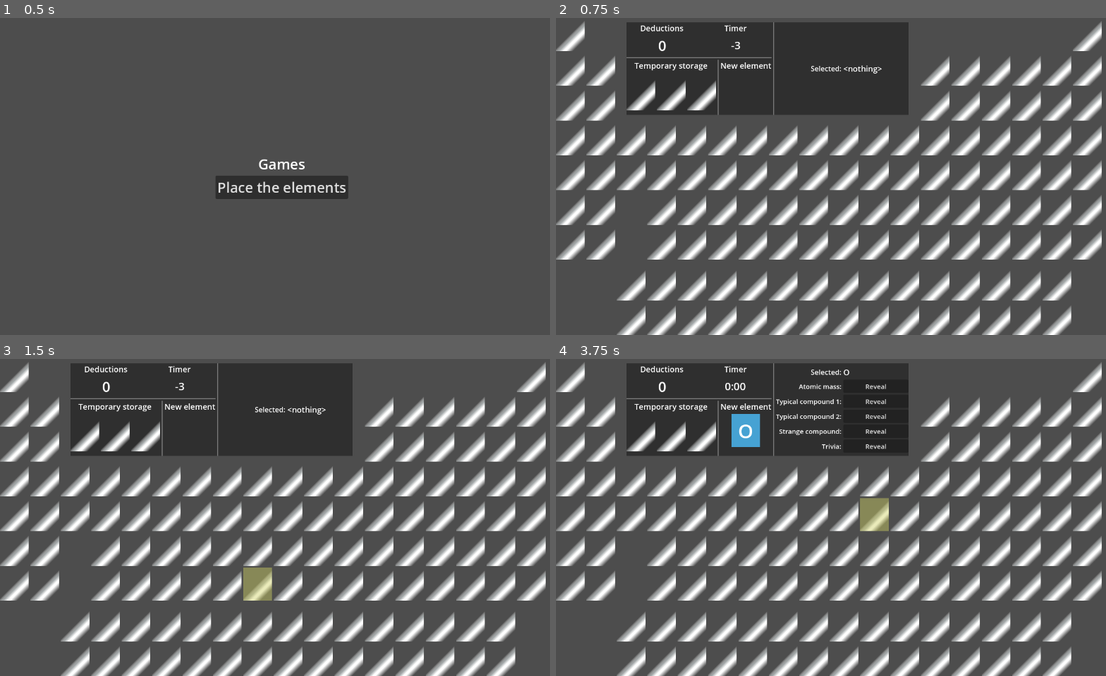
Above: before the commit, frames 1-4 (two rows, left to right).
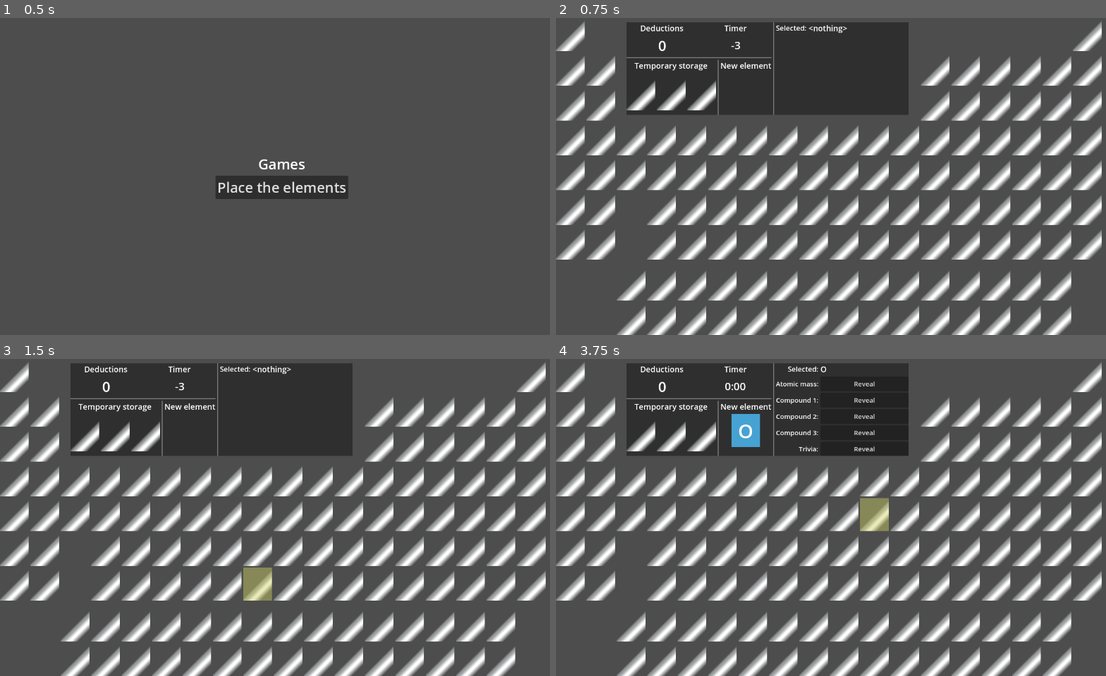
Above: after the commit, the same moments.

Repository: nicemicro/periodic-quiz
Game: Godot game, scene res://main_window.tscn
The game is run twice, just before and just after one commit, with the same random seed, the same clock (stepped at 60 frames per second) and the same inputs.
Inputs (mouse positions are in pixels of both pictures, inside the frame that each line leads up to):
- Up to frame 1 (0.5 s): no input
- Up to frame 2 (0.75 s): click "Place the elements" at 0.5 s
- Up to frame 3 (1.5 s): tap Enter at 1.25 s; move the mouse to (253, 580) at 1.27 s; click (253, 580) at 1.42 s
- Up to frame 4 (3.75 s): tap Space at 2 s; move the mouse to (1007, 565) at 2.02 s; click (1007, 565) at 2.17 s; move the mouse to (671, 469) at 2.77 s; click (671, 469) at 2.92 s; tap Enter at 3.5 s; move the mouse to (864, 517) at 3.52 s; click (864, 517) at 3.67 s

Frame 1 is identical in both runs. In frame 2, 0.2% of the frame differs, in the area x 40-60%, y 2-18%; in frame 3, 0.2%; in frame 4, 1.0%, in the area x 40-60%, y 2-30%.

Commit message:
improved the hint box and fixed a typo

Diff:
--- a/src/p_table/all_elements.tscn
+++ b/src/p_table/all_elements.tscn
@@ -1101,7 +1101,7 @@
 _typicalCompound1 = "PmCl[sub]3[/sub]"
 _typicalCompound2 = "Pm[sub]2[/sub]O[sub]3[/sub]"
 _weirdCompound = "Pm[sub]2[/sub](C[sub]2[/sub]O[sub]4[/sub])[sub]3[/sub]"
-_trivia = "Radioactive rear earth element"
+_trivia = "Radioactive rare earth element"
 _difficulty = 6
 _radioactive = true
 
--- a/src/p_table/element.gd
+++ b/src/p_table/element.gd
@@ -57,11 +57,11 @@
 			else:
 				response = "%.2f" % _relativeAtomicMass
 			revealedHints[hintName] = response
-		"Typical compound 1":
+		"Compound 1":
 			response = _typicalCompound1
-		"Typical compound 2":
+		"Compound 2":
 			response = _typicalCompound2
-		"Strange compound":
+		"Compound 3":
 			response = _weirdCompound
 		"Trivia":
 			response = _trivia
--- a/src/p_table/hint_box.gd
+++ b/src/p_table/hint_box.gd
@@ -5,7 +5,7 @@
 var hintList: Dictionary = {}
 signal hintOpened(hintName)
 
-func setPenaltyNumbers(newPenaltyNumbers: Dictionary):
+func setPenaltyNumbers(newPenaltyNumbers: Dictionary, toolTips: Dictionary):
 	var revealerScene = load("res://p_table/hint_revealer.tscn")
 	var revealerNode: Control
 	var labelNode: Label
@@ -14,6 +14,9 @@
 		labelNode.text = hintName + ":"
 		labelNode.horizontal_alignment = HORIZONTAL_ALIGNMENT_RIGHT
 		labelNode.add_theme_font_size_override("font_size", 15)
+		if hintName in toolTips:
+			labelNode.tooltip_text = toolTips[hintName]
+			labelNode.mouse_filter = Control.MOUSE_FILTER_PASS
 		infoGrid.add_child(labelNode)
 		revealerNode = revealerScene.instantiate()
 		revealerNode.setPenalty(newPenaltyNumbers[hintName])
--- a/src/p_table/hint_box.tscn
+++ b/src/p_table/hint_box.tscn
@@ -3,11 +3,8 @@
 [ext_resource type="Script" path="res://p_table/hint_box.gd" id="1_k62aq"]
 
 [node name="HintBox" type="VBoxContainer"]
-anchors_preset = 5
-anchor_left = 0.5
-anchor_right = 0.5
-offset_left = -81.0
-offset_right = 81.0
+anchors_preset = 10
+anchor_right = 1.0
 offset_bottom = 26.0
 grow_horizontal = 2
 size_flags_horizontal = 3
@@ -16,11 +13,11 @@
 
 [node name="InfoGrid" type="GridContainer" parent="."]
 layout_mode = 2
+size_flags_vertical = 3
 columns = 2
 
 [node name="Label" type="Label" parent="InfoGrid"]
 layout_mode = 2
-size_flags_horizontal = 3
 theme_override_font_sizes/font_size = 16
 text = "Selected:"
 horizontal_alignment = 2
--- a/src/p_table/match_game.gd
+++ b/src/p_table/match_game.gd
@@ -16,10 +16,15 @@
 var elementsAdded: int = 0
 var hintPenalties: Dictionary = {
 	"Atomic mass": -40,
-	"Typical compound 1": -15,
-	"Typical compound 2": -15,
-	"Strange compound": -10,
+	"Compound 1": -15,
+	"Compound 2": -15,
+	"Compound 3": -10,
 	"Trivia": -5
+}
+var hintToolTips: Dictionary = {
+	"Compound 1": "Common compound",
+	"Compound 2": "Common compound",
+	"Compound 3": "Strange compound",
 }
 var selectedElement: Container = null
 var startTime: float
@@ -35,7 +40,7 @@
 	for storage in storagePoints.get_children():
 		storage.activate.connect(storageActivated.bind(storage))
 		storage.deactivate.connect(storageDeactivated.bind(storage))
-	hintBox.setPenaltyNumbers(hintPenalties)
+	hintBox.setPenaltyNumbers(hintPenalties, hintToolTips)
 
 func addElement():
 	var elementNode: Control = allElements.giveRandomElement()
